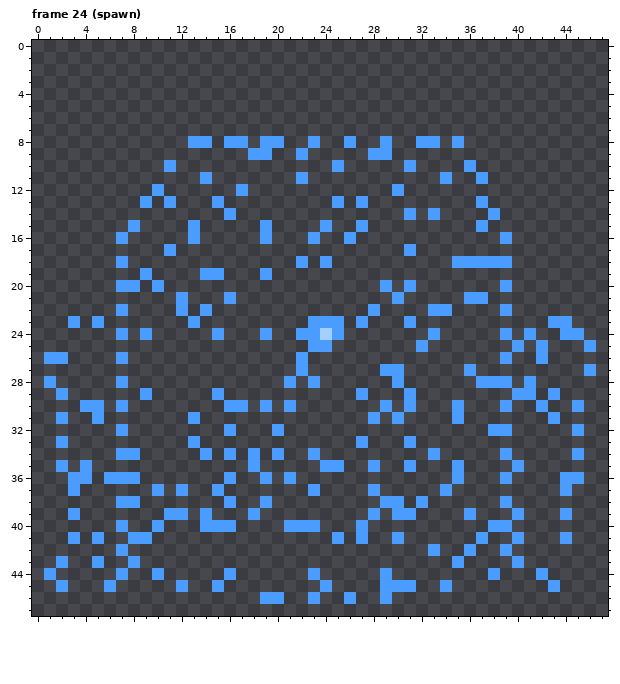
Two versions of one pixel-art file, tools/art/creatures/rill_entidade/rill_entidade.aseprite. That is the earlier state.
48x48 pixels, 33 frames. Shown: frame 24 (spawn). The commit also changed other frames, which this record leaves out.
The result:
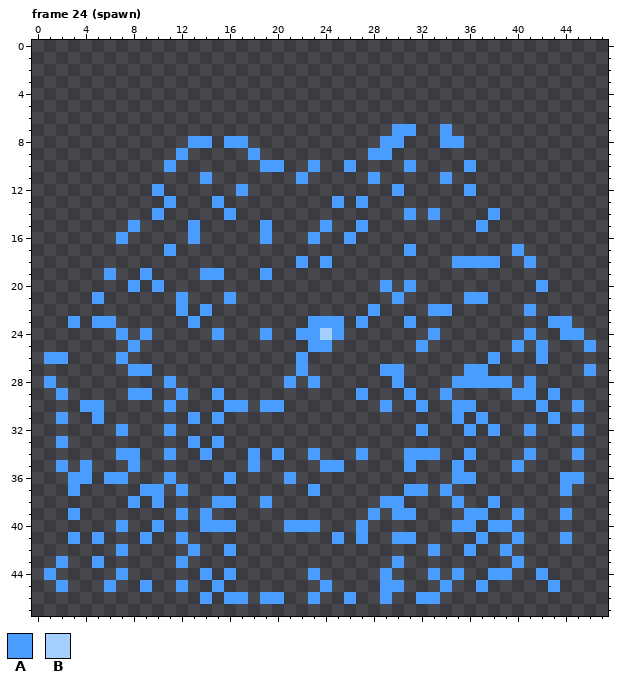
Palette (. is transparent): A #4a9cff  B #a4d0ff
From old to new:
--- frame 24 (spawn), layer "glow"
@@ x 0..47 @@
  6 ................................................
- 7 ................................................
- 8 .............AA.AA.AA..A..A..A..AA.A............
- 9 ..................AA..A.....AA..................
-10 ...........A.............A.....A....A...........
-11 ..............A.......A...........A..A..........
-12 ..........A......A............A.................
-13 .........A.A...A.........A.A.........A..........
-14 ................A..............A.A....A.........
+ 7 ..............................AA..A.............
+ 8 .............AA.AA...........AA...AA............
+ 9 ............A.....A.........AA..................
+10 ...........A.......AA..A..A....A....A...........
+11 ..............A.......A.....A.....A.............
+12 ..........A......A............A.....A...........
+13 ...........A...A.........A.A....................
+14 ..........A.....A..............A.A....A.........
 15 ........A....A.....A....A..A.........A..........
-16 .......A.....A.....A...A..A............A........
-17 ...........A...................A................
-18 .......A..............A.A..........AAAAA........
-19 .........A....AA...A............................
-20 .......AA.A..................A.A.......A........
-21 ............A...A.............A.....AA..........
-22 .......A....A.A.............A....AA....A........
-23 ...A.A.......A.........AAA.A...A...........AA...
-24 .......A.A.....A...A..AABA.......A.....A.A..AA..
-25 .......................AA.......A.......A.A...A.
-26 .AA....A..............A................A..A.....
-27 ......................A......AA.....A.........A.
-28 .A.....A.............A.A......A......AAA.A......
-29 ..A......A.....A...........A...A........AA.A....
-30 ....AA.A........AA.A.A.......A.A...A...A..A..A..
-31 ..A..A.......A..............A.A....A.......A....
-32 .......A........A...A.................AA.....A..
-33 ..A..........A.............A...A................
-34 .......AA.....A.A.A.A..A.........A.....A.....A..
-35 ..A.A.............A.....AA..A..A...A....A.......
-36 ...AA.AAA.......A..A.A.............A...A....AA..
-37 ...A......A.A..A.......A....A.....A.........A...
-38 .......AA.......A..A.........AA.A......A........
-39 ...A.......AA.A...A.........A.AA....A...A...A...
-40 .......A..A...AAA....AAA...A..........AA........
-41 ...A.A..AA...............A.A..A......A..A...A...
-42 .......A.........................A..A..A........
-43 ..A..A..A..........................A....A.......
-44 .A.....A..A.....A......A.....A........A...A.....
-45 ..A...A.....A..A........A....AAA..A........A....
-46 ...................AA..A..A..A..................
+16 .......A.....A.....A...A..A.....................
+17 ...........A...................A........A.......
+18 ......................A.A..........AAAA..A......
+19 ......A..A....AA...A............................
+20 ........A.A..................A.A..........A.....
+21 .....A......A...A.............A.....AA..........
+22 ............A.A.............A....AA......A......
+23 ...A.AA......A.........AAA.A...A...........AA...
+24 .......A.A.....A...A..AABA.......A.......A..AA..
+25 ........A..............AA.......A.......A.A...A.
+26 .AA....A..............A...............A...A.....
+27 ........AA............A......AA.....AA........A.
+28 .A.........A.........A.A......A....AAAAA.A......
+29 ..A.....AA..A..A...........A...A..A.....AA.A....
+30 ....AA.....A....AA.AA........A..A..AA.....A..A..
+31 ..A..A.......A.A...................A.A.....A....
+32 .......A...A....................A...A.A..A...A..
+33 ..A..........A.A................................
+34 .......AA..A..A...A.A..A...A...AAA..A....A...A..
+35 ..A.A...A.........A.....AA.....A...A....A.......
+36 ...AA.AA...A....A....A.............AA.......AA..
+37 ...A.....AA.A..........A.......AA.A.........A...
+38 ........A.A....AA..A.........AA....A..A.........
+39 ...A........A.A.............A.AA....AA..A...A...
+40 .......A..A...AAA....AAA...A.......AA.AA........
+41 ...A.A...A..A............A.A..AA.....A..A...A...
+42 .......A.....A..A................A..A..A........
+43 ..A..A......A.................A.........A.......
+44 .A.....A......A.A......A.....A...A.A..AA..A.....
+45 ..A...A..A..A..A........A....AA...A..A.....A....
+46 ..............A.AA.AA..A..A..A..AA..............
 47 ................................................
